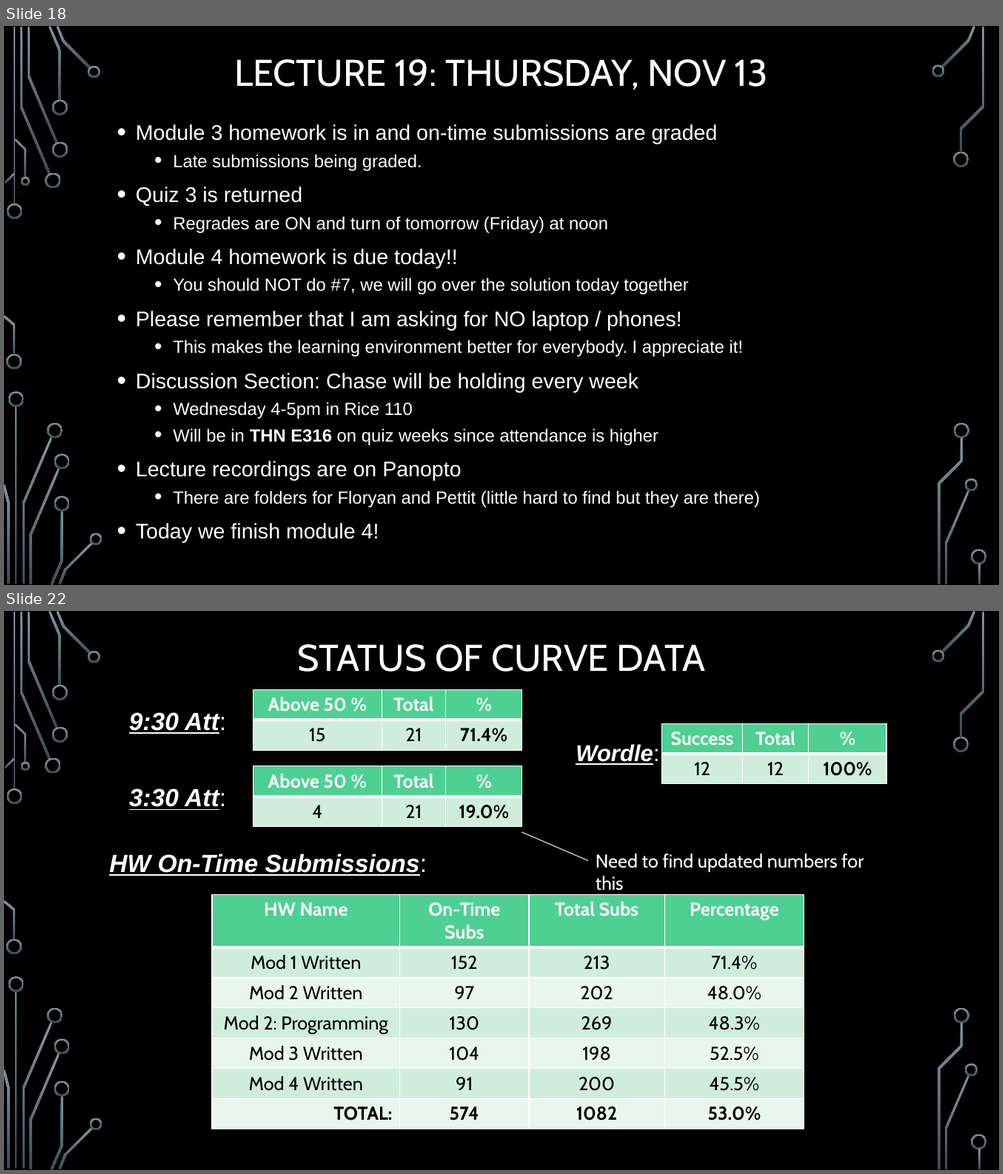
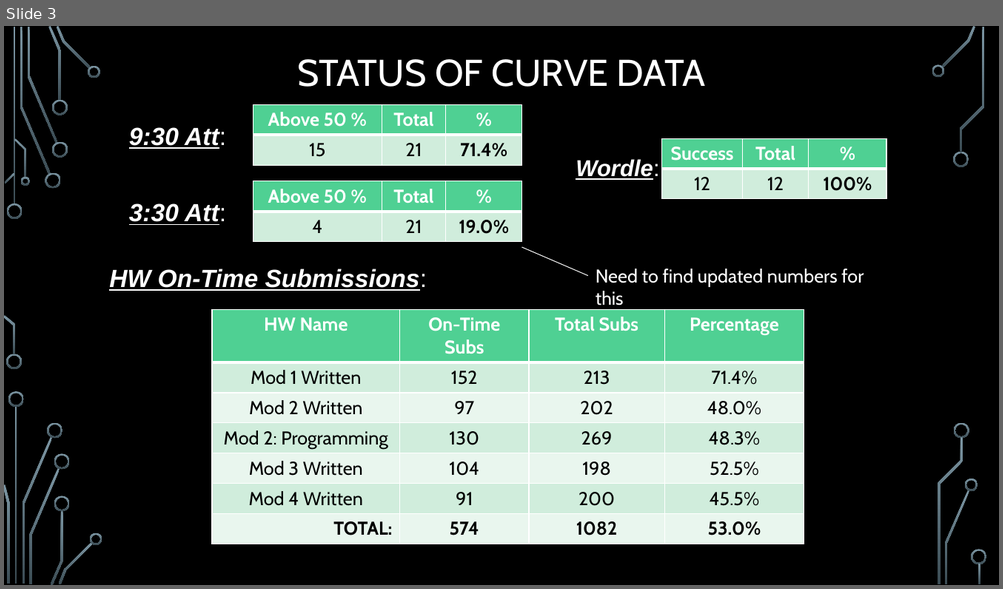
Before and after one commit to markfloryan/dmt2, a slide deck: slides/00-DailyAnnouncements.pptx. Shown one above the other, each under a label of ours: slides 18 and 22 before the commit, slide 3 after it; the slides between them are not shown. The pictures are 1003x1174 and 1003x589 pixels, drawn with LibreOffice and Linux fonts; fonts in the diff are those of the drawing; background and template pictures are left out. Boxes give left, top, right and bottom in pixels: in the first picture for what was removed or moved away, otherwise in the second. Text is boxed around its words. In the diff, an @@ line names an element or a change of style, - is before the commit and + after.

```diff
--- a/slides/00-DailyAnnouncements.pptx
+++ b/slides/00-DailyAnnouncements.pptx
@@ slide 18 removed at bbox=[4, 26, 999, 585], background picture (left out); not listed: 36 template elements that a slide beside it also shows @@
@@ title removed at bbox=[234, 59, 768, 90] @@
-LECTURE 19: THURSDAY, NOV 13
@@ text removed at bbox=[136, 124, 760, 543] @@
-• Module 3 homework is in and on-time submissions are graded
-  • Late submissions being graded.
-• Quiz 3 is returned
-  • Regrades are ON and turn of tomorrow (Friday) at noon
-• Module 4 homework is due today!!
-  • You should NOT do #7, we will go over the solution today together
-• Please remember that I am asking for NO laptop / phones!
-  • This makes the learning environment better for everybody. I appreciate it!
-• Discussion Section: Chase will be holding every week
-  • Wednesday 4-5pm in Rice 110
-  • Will be in THN E316 on quiz weeks since attendance is higher
-• Lecture recordings are on Panopto
-  • There are folders for Floryan and Pettit (little hard to find but they are there)
-• Today we finish module 4!
@@ what was slide 22 is now slide 3 @@
```
Also in this commit, not shown: 1 slide changed, 18 other slides removed, 1 other file.
